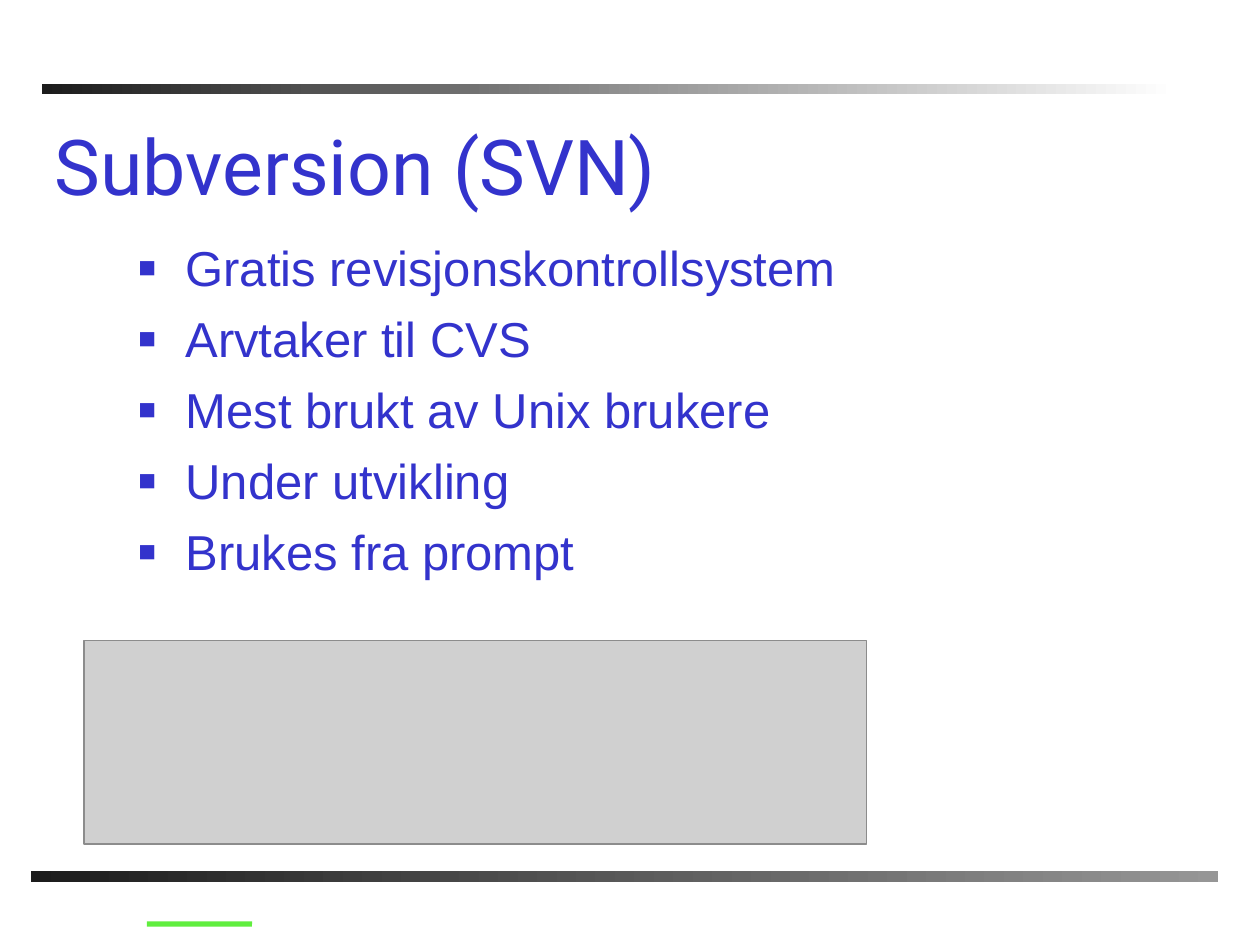
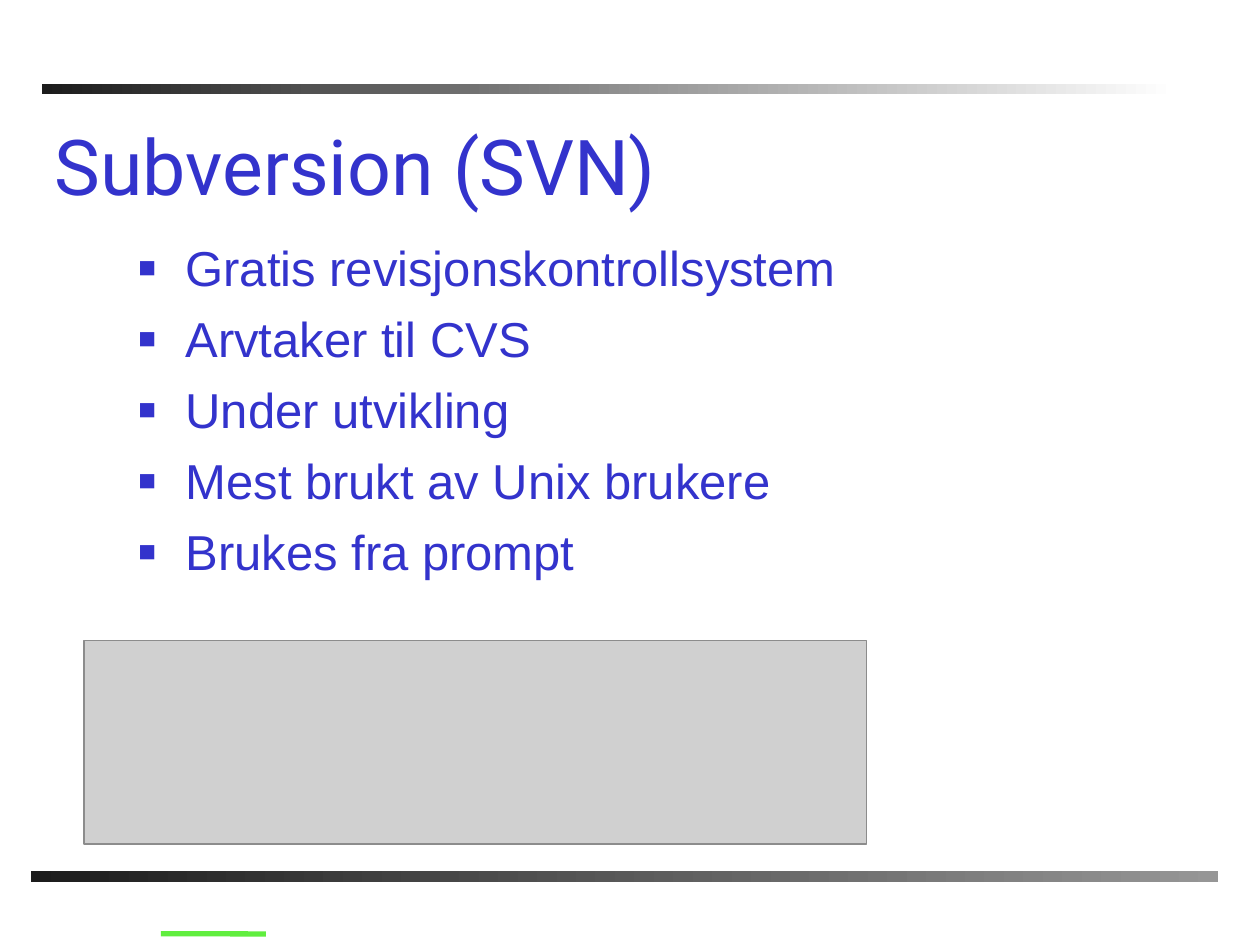
Before and after one commit to PhilJollans/AnkhSVN2019, a slide deck: slide 5 of doc/powerpoint/Subversion_addin_for_VS.NET.ppt. Drawn at 1260x945 pixels with LibreOffice and Linux fonts; fonts in the diff are those of the drawing; grey boxes stand for pictures; background and template pictures are left out. Boxes give left, top, right and bottom in pixels: in the first picture for what was removed or moved away, otherwise in the second. Text is boxed around its words. In the diff, an @@ line names an element or a change of style, - is before the commit and + after.

```diff
--- a/doc/powerpoint/Subversion_addin_for_VS.NET.ppt
+++ b/doc/powerpoint/Subversion_addin_for_VS.NET.ppt
@@ text at (186,392,510,438): paragraph added @@
+■ Under utvikling
@@ text at (186,463,510,509): paragraph removed @@
-■ Under utvikling
@@ line moved from (147, 924) - (252, 924) to (161, 934) - (266, 934) @@
```
Also in this commit, not shown: 14 other slides changed, 2 slides added, 8 slides removed.
